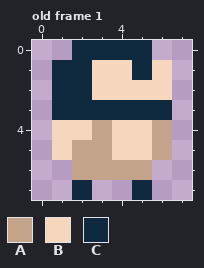
Edited in one commit: pixel-art file (ase/source/astronaut.aseprite). The picture above was drawn from the file before the commit.
8x8 pixels, 1 frame. Shown: old frame 1. The commit also changed other frames, which this record leaves out.
Palette (. is transparent): A #c3a38a  B #f6d6bd  C #0f2a3f
Pixels before, old frame 1, first column x 1:
0 .CCCC.
1 CCBBCB
2 CCBBBB
3 CCCCCC
4 BBABBA
5 BAABBA
6 .AAAA.
7 .C..C.
Now the later version:
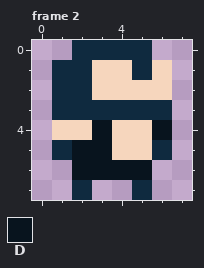
Colours new in this view: D #08141e
A new or re-ordered frame is compared with the old frame closest to it.
From old to new:
frames 1 -> 5
Changed rows in their new state; - is an unchanged pixel.
Frame 2 is new; against old frame 1:
first column x 1:
4 --D--D
5 CDD--C
6 -DDDD-
Where, in picture pixels (left, top, right, bottom), the same in both pictures:
changed: (52, 120, 172, 180)
